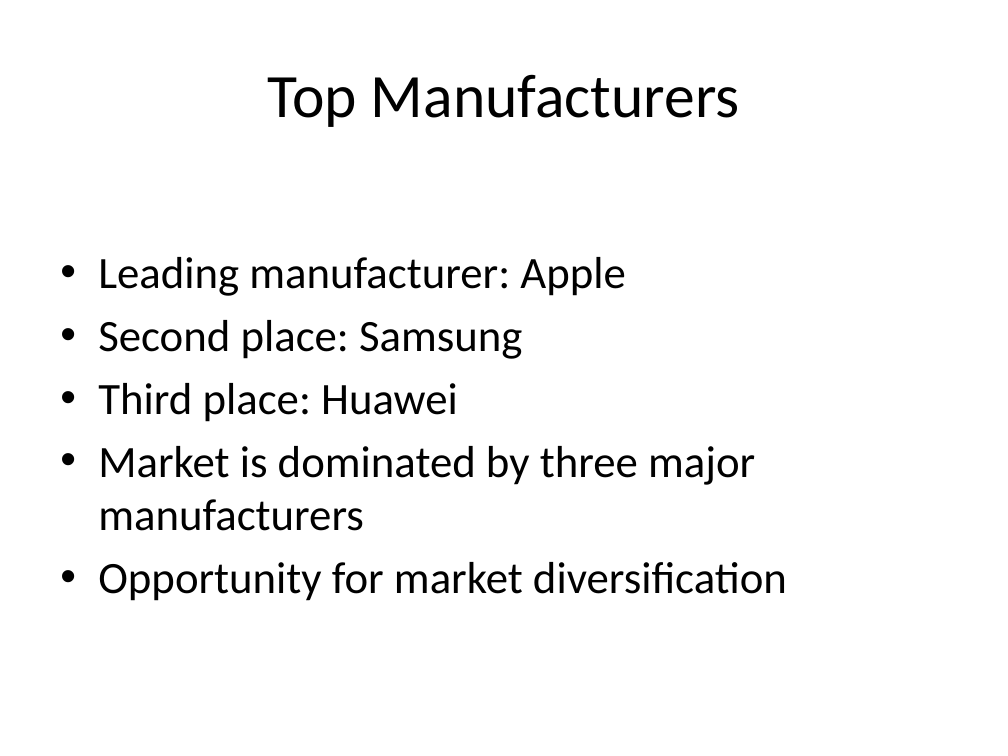
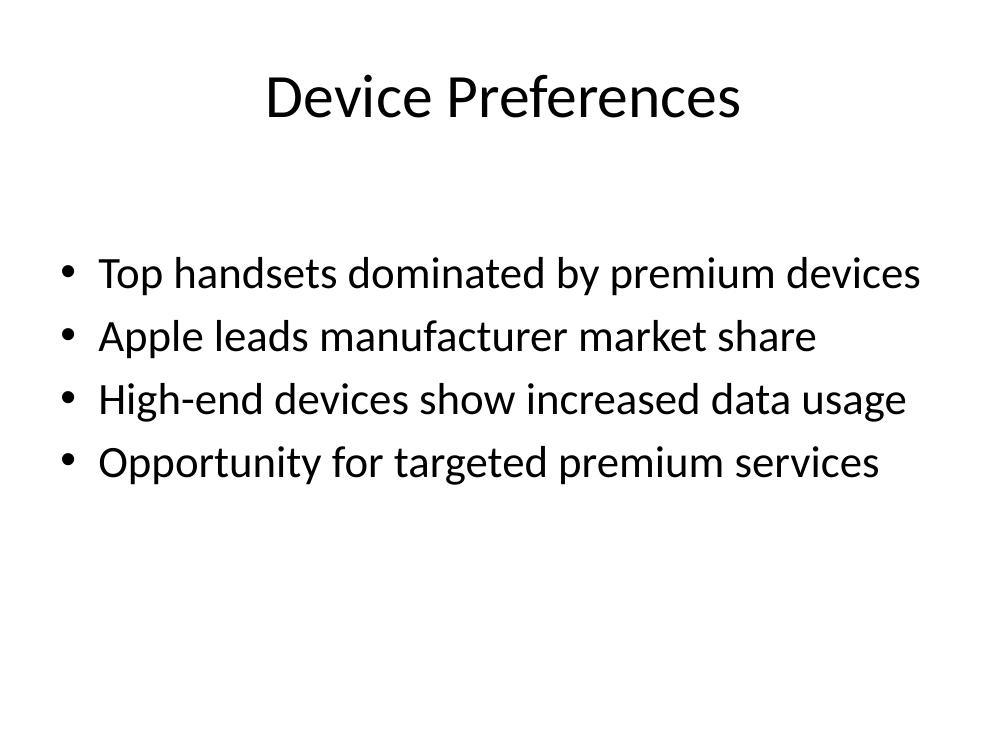
Before and after one commit to Kidyoh/10Academy-week2-Challenge, a slide deck: slide 3 of presentations/TellCo_Analysis_Interim.pptx (slide 4 before the commit). Drawn at 1008x756 pixels with LibreOffice and Linux fonts; fonts in the diff are those of the drawing. Boxes give left, top, right and bottom in pixels: in the first picture for what was removed or moved away, otherwise in the second. Text is boxed around its words. In the diff, an @@ line names an element or a change of style, - is before the commit and + after.

```diff
--- a/presentations/TellCo_Analysis_Interim.pptx
+++ b/presentations/TellCo_Analysis_Interim.pptx
@@ title at (266, 74, 742, 118): text changed @@
-Top Manufacturers
+Device Preferences
@@ text at (98, 257, 921, 485): text changed @@
-• Leading manufacturer: Apple
-• Second place: Samsung
-• Third place: Huawei
-• Market is dominated by three major manufacturers
-• Opportunity for market diversification
+• Top handsets dominated by premium devices
+• Apple leads manufacturer market share
+• High-end devices show increased data usage
+• Opportunity for targeted premium services
```
Also in this commit, not shown: 3 other slides changed, 1 slide added, 4 slides removed, 19 other files.
